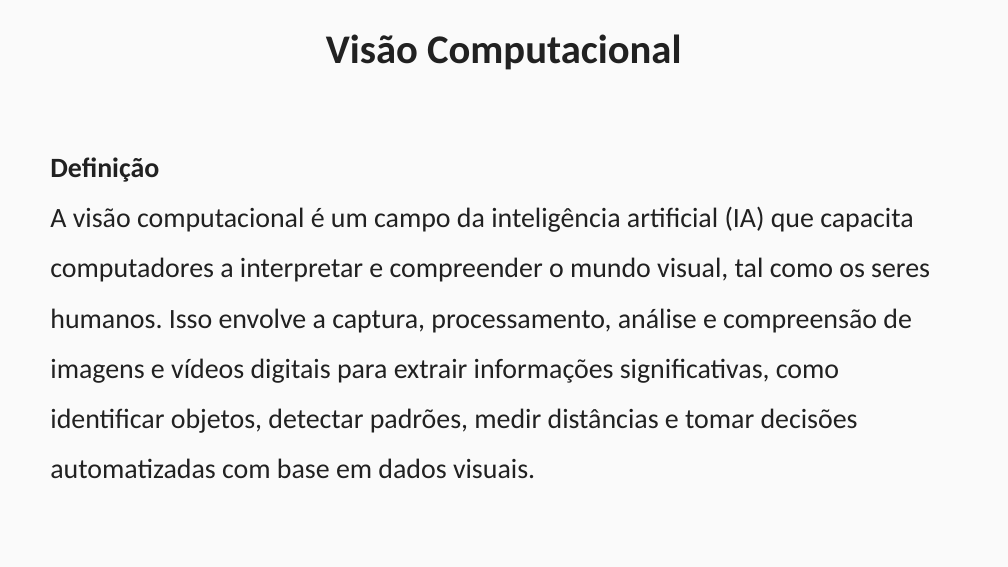
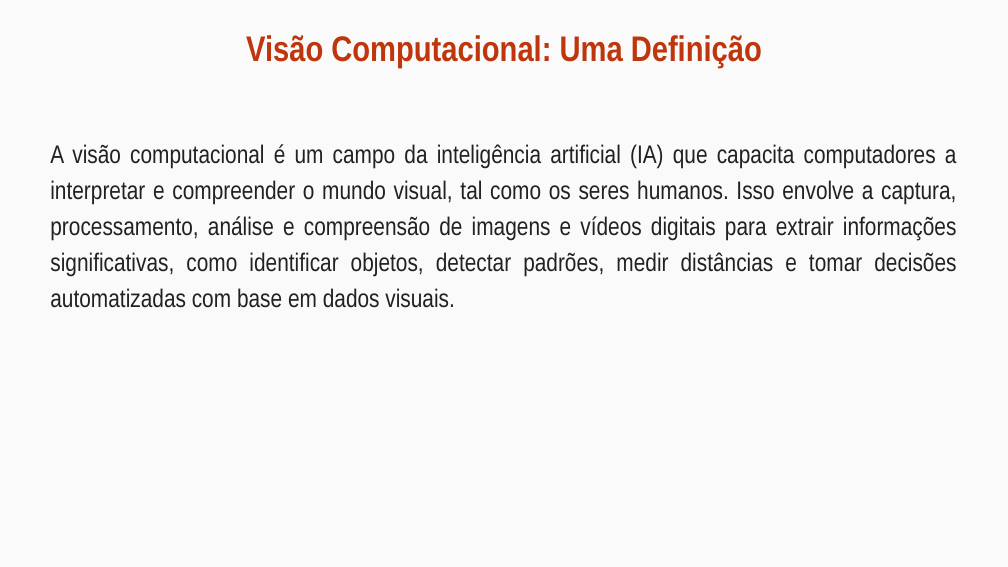
Before and after one commit to maurizioprizzi/finding_lanes, a slide deck: slide 3 of computer_vision_encounter_01.odp (slide 1 before the commit). Drawn at 1008x567 pixels with LibreOffice and Linux fonts; fonts in the diff are those of the drawing. Boxes give left, top, right and bottom in pixels: in the first picture for what was removed or moved away, otherwise in the second. Text is boxed around its words. In the diff, an @@ line names an element or a change of style, - is before the commit and + after.

```diff
--- a/computer_vision_encounter_01.odp
+++ b/computer_vision_encounter_01.odp
@@ title "Visão Computacional: Uma Definição" at [246, 35, 762, 68]: vertical alignment top to middle @@
@@ title at [246, 35, 762, 68]: text changed; size 32 to 28 pt; font Calibri to Arial Narrow; text colour #212121 to #BF360C @@
-Visão Computacional
+Visão Computacional: Uma Definição
@@ subtitle "A visão computacional é um ..." at [50, 144, 957, 308]: size 22 to 20 pt, font Calibri to Arial Narrow; alignment left to justified; line spacing 1.5 to 28.4pt @@
@@ subtitle at [50, 157, 159, 182]: paragraph removed @@
-Definição
```
Also in this commit, not shown: 13 other slides changed, 4 slides added, 4 slides removed, 6 other files.
